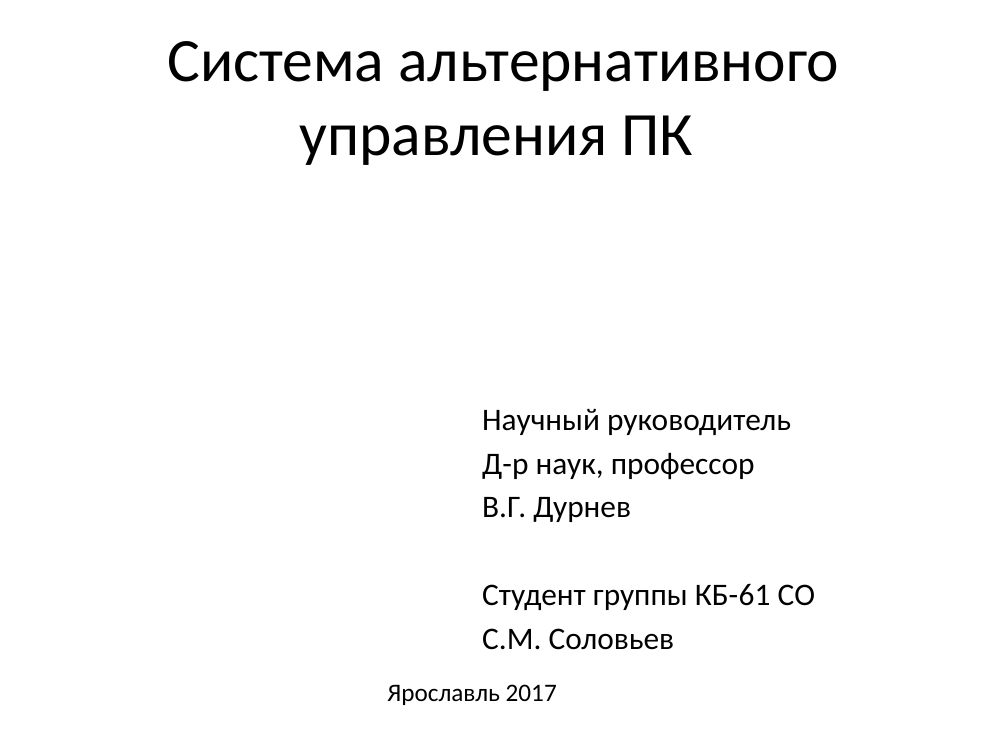
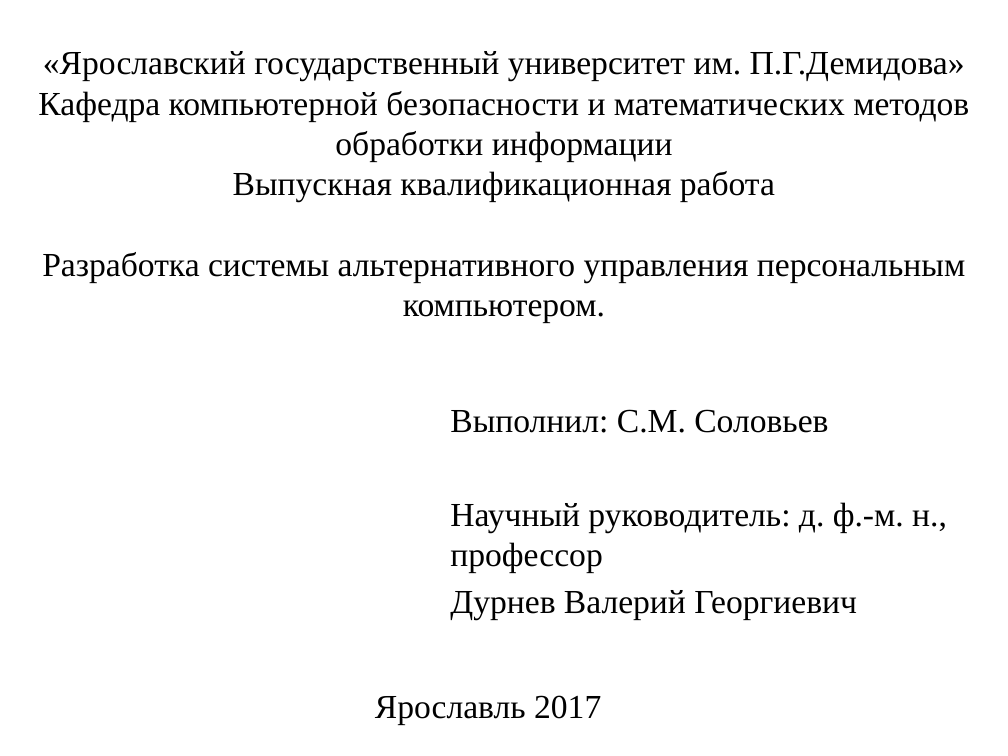
Before and after one commit to takentui/EyeWindowsController, a slide deck: slide 1 of Система альтернативного управления ПК.pptx. Drawn at 1008x756 pixels with LibreOffice and Linux fonts; fonts in the diff are those of the drawing. Boxes give left, top, right and bottom in pixels: in the first picture for what was removed or moved away, otherwise in the second. Text is boxed around its words. In the diff, an @@ line names an element or a change of style, - is before the commit and + after.

```diff
--- a/Система альтернативного управления ПК.pptx
+++ b/Система альтернативного управления ПК.pptx
@@ title at (x1=38, y1=51, x2=969, y2=323): text changed; size 44 to 24 pt; font Calibri to Times New Roman @@
-Система альтернативного управления ПК
+«Ярославский государственный университет им. П.Г.Демидова»
+Кафедра компьютерной безопасности и математических методов обработки информации
+Выпускная квалификационная работа
+Разработка системы альтернативного управления персональным компьютером.
@@ text at (x1=450, y1=409, x2=947, y2=620): text changed; size 22.4 to 24 pt; font Calibri to Times New Roman @@
-Научный руководитель
-Д-р наук, профессор
-В.Г. Дурнев
-Студент группы КБ-61 СО
-С.М. Соловьев
+Выполнил: С.М. Соловьев
+Научный руководитель: д. ф.-м. н., профессор
+Дурнев Валерий Георгиевич
@@ text "Ярославль 2017" moved from (x1=387, y1=684, x2=557, y2=705) to (x1=375, y1=695, x2=601, y2=724) @@
@@ text "Ярославль 2017" at (x1=375, y1=695, x2=601, y2=724): size 18 to 24 pt, font Calibri to Times New Roman @@
```
Also in this commit, not shown: 7 other slides changed, 21 slides added, 3 slides removed, 6 other files.
